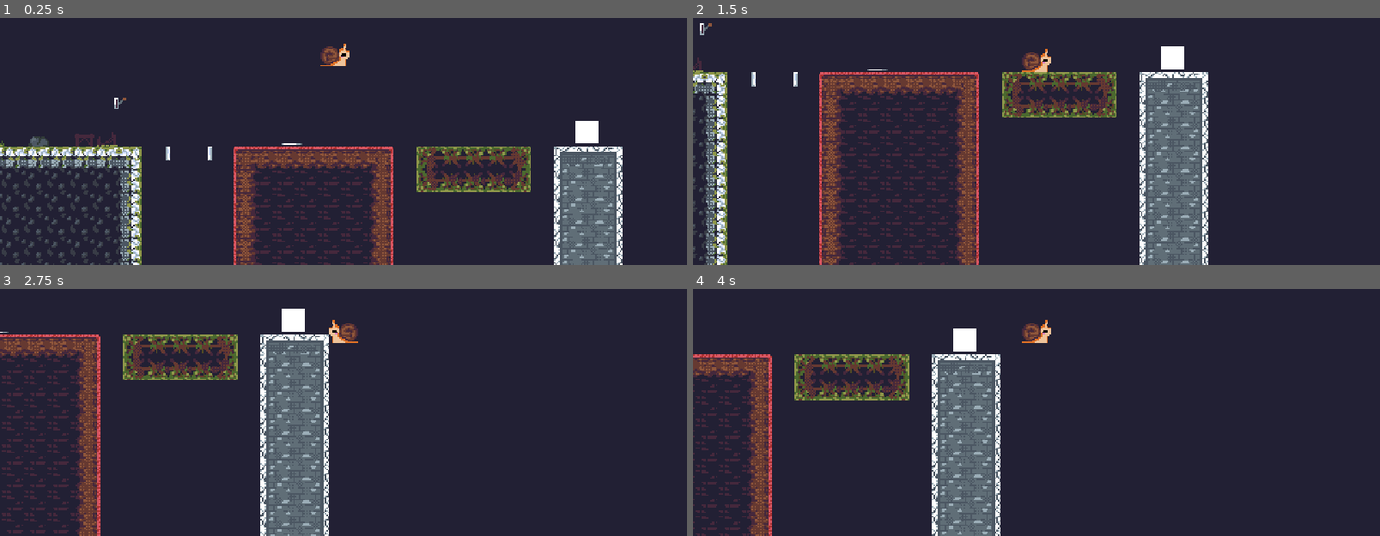
Above: before the commit, frames 1-4 (two rows, left to right).
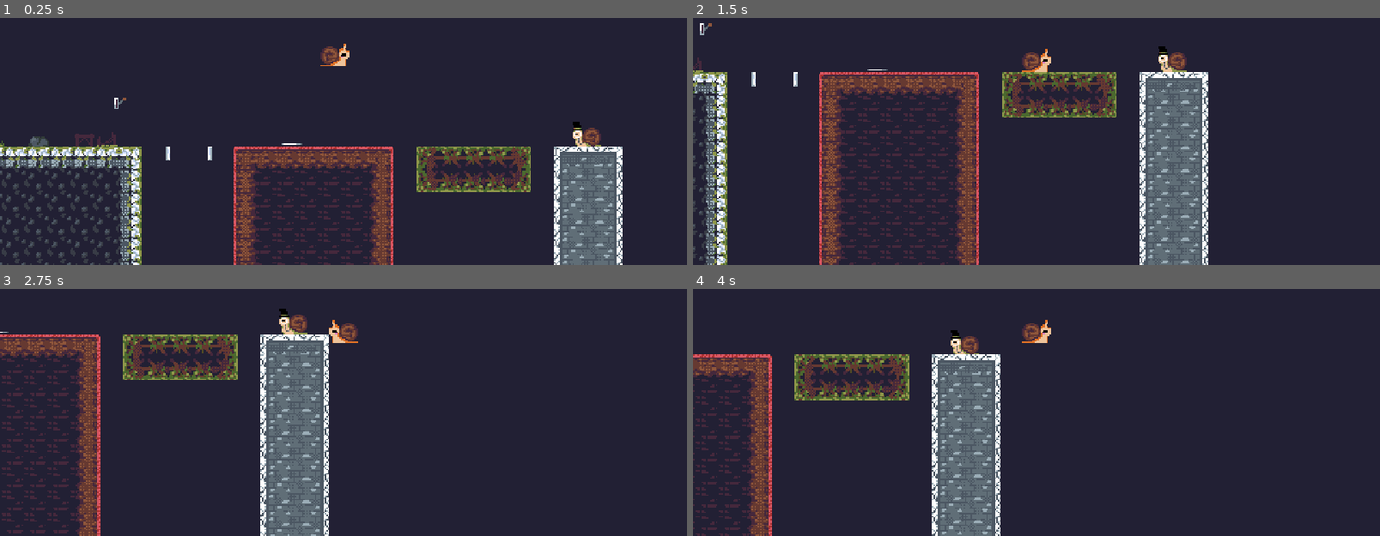
Above: after the commit, the same moments.

Repository: doctorjayc/GMTK-Game-Jam-2026
Game: Godot game, scene res://scenes/level.tscn
The game is run twice, just before and just after one commit, with the same random seed, the same clock (stepped at 60 frames per second) and the same inputs.
Inputs (mouse positions are in pixels of both pictures, inside the frame that each line leads up to):
- Up to frame 1 (0.25 s): no input
- Up to frame 2 (1.5 s): move the mouse to (1187, 52) at 0.52 s; hold E (interact) 0.53-1.28 s; hold D (right) from 0.53 s (still down); tap Space (jump) at 0.77 s; move the mouse to (899, 92) at 1.27 s; tap Shift (dash) at 1.35 s
- Up to frame 3 (2.75 s): tap Space (jump) at 1.52 s; tap E (interact) at 1.55 s; move the mouse to (outside the picture) at 2.02 s; release D (right) at 2.03 s; hold A (left) from 2.03 s (still down); hold E (interact) from 2.03 s (still down)
- Up to frame 4 (4 s): move the mouse to (1002, 419) at 2.77 s; release A (left) at 2.78 s; release E (interact) at 2.78 s; hold D (right) from 2.78 s (still down); click (1002, 419) at 2.85 s; tap Space (jump) at 3.02, 3.77 s; tap E (interact) at 3.05 s; move the mouse to (1242, 400) at 3.52 s; hold E (interact) from 3.53 s (still down)

The runs differ from the first frame. In frame 1, 0.4% of the frame differs, in the area x 83-88%, y 41-53%; in frame 2, 0.4%, in the area x 67-72%, y 11-22%; in frame 3, 0.4%; in frame 4, 0.4%.

Commit message:
Dialogue system basically done

Diff:
--- a/scenes/count_interactable.tscn
+++ b/scenes/count_interactable.tscn
@@ -1,14 +1,45 @@
 [gd_scene format=3 uid="uid://bv2i4ax75ggk4"]
 
 [ext_resource type="Script" uid="uid://e1a8uv04cmkh" path="res://scripts/count_interactable.gd" id="1_vyifp"]
+[ext_resource type="Texture2D" uid="uid://c3m3xmhkh8dbt" path="res://assets/bartholosnailsheet.png" id="2_ug4r0"]
 
 [sub_resource type="RectangleShape2D" id="RectangleShape2D_vyifp"]
+size = Vector2(36, 20)
+
+[sub_resource type="AtlasTexture" id="AtlasTexture_n5quv"]
+atlas = ExtResource("2_ug4r0")
+region = Rect2(0, 0, 20, 18)
+
+[sub_resource type="AtlasTexture" id="AtlasTexture_ttcmo"]
+atlas = ExtResource("2_ug4r0")
+region = Rect2(20, 0, 20, 18)
+
+[sub_resource type="SpriteFrames" id="SpriteFrames_ba1j0"]
+animations = [{
+"frames": [{
+"duration": 1.0,
+"texture": SubResource("AtlasTexture_n5quv")
+}, {
+"duration": 1.0,
+"texture": SubResource("AtlasTexture_ttcmo")
+}],
+"loop": true,
+"name": &"default",
+"speed": 2.0
+}]
 
 [node name="interactable" type="Area2D" unique_id=780565488]
 script = ExtResource("1_vyifp")
 
 [node name="CollisionShape2D" type="CollisionShape2D" parent="." unique_id=1507041319]
+position = Vector2(0, -10)
 shape = SubResource("RectangleShape2D_vyifp")
+
+[node name="AnimatedSprite2D" type="AnimatedSprite2D" parent="." unique_id=419784357]
+position = Vector2(0, -9)
+sprite_frames = SubResource("SpriteFrames_ba1j0")
+autoplay = "default"
+frame_progress = 0.08480765
 
 [connection signal="body_entered" from="." to="." method="_on_body_entered"]
 [connection signal="body_exited" from="." to="." method="_on_body_exited"]
--- a/scenes/level.tscn
+++ b/scenes/level.tscn
@@ -292,14 +292,9 @@
 [node name="TextCanvas" parent="." unique_id=2023312750 instance=ExtResource("2_w7c3h")]
 
 [node name="count_interactable" parent="." unique_id=780565488 node_paths=PackedStringArray("canvas") instance=ExtResource("3_w8frs")]
-position = Vector2(263, -26)
+z_index = -1
+position = Vector2(263, -16)
 canvas = NodePath("../TextCanvas")
-
-[node name="ColorRect" type="ColorRect" parent="count_interactable" unique_id=378814580]
-offset_left = -8.0
-offset_top = -8.0
-offset_right = 8.0
-offset_bottom = 8.0
 
 [node name="tilemap" type="Node" parent="." unique_id=1298232429]
 
--- a/scripts/count_interactable.gd
+++ b/scripts/count_interactable.gd
@@ -1,6 +1,7 @@
 extends Area2D
 
 var interactable = false
+var tween
 
 var snailneutral = "res://assets/portraits/snailneutral.png"
 var snailhappy = "res://assets/portraits/snailhappy.png"
@@ -9,6 +10,15 @@
 var snailsad = "res://assets/portraits/snailsad.png"
 
 @export var canvas: Node
+
+# List of Bartholosnail coordinates
+# Note: Supposed to have an extra at the end for now
+var count_coords: Array[Vector2] = [
+	Vector2(263.0, -16.0),
+	Vector2(91.0, -16.0),
+	Vector2(263.0, -16.0),
+	Vector2(91.0, -16.0)
+]
 
 # Interaction text blocks (These are all just placeholders for now!)
 # The order of the interaction_#_select array is:
@@ -100,8 +110,21 @@
 			match interaction_count:
 				0:
 					canvas.show_text(interaction_1_open, interaction_1_select, interaction_1_response_a, interaction_1_response_b)
+					await canvas.move_count
+					move_bartholosnail()
 				1:
 					canvas.show_text(interaction_2_open, interaction_2_select, interaction_2_response_a, interaction_2_response_b)
+					await canvas.move_count
+					move_bartholosnail()
 				2:
 					canvas.show_text(interaction_3_open, interaction_3_select, interaction_3_response_a, interaction_3_response_b)
+					await canvas.move_count
+					move_bartholosnail()
 			interaction_count += 1
+
+func move_bartholosnail():
+	tween = create_tween()
+	tween.tween_property($AnimatedSprite2D, "modulate:a", 0, 0.4)
+	await tween.finished
+	global_position = count_coords[interaction_count]
+	$AnimatedSprite2D.modulate.a = 1
--- a/scripts/text_canvas.gd
+++ b/scripts/text_canvas.gd
@@ -1,6 +1,7 @@
 extends CanvasLayer
 
 signal advance
+signal move_count
 
 @onready var textbox = $TextBox
 @onready var label = $TextBox/TextContainer/Label
@@ -71,16 +72,13 @@
 		selector_b.text = ""
 
 		# Shows ending text based on which option was selected, and adds love to love meter if the correct option was chosen
-		print("The selected option was " + current_option)
 		if current_option == "a":
 			# Changes love meter
-			print("The correct option was " + option_text_content[4])
 			if current_option == option_text_content[4]:
 				if current_love <= 100:
 					current_love += love_change_percent
 				else:
 					current_love = 100
-				print(current_love)
 				love_tween = create_tween()
 				love_tween.tween_property(love_meter, "value", current_love, 1)
 			# Shows text
@@ -98,7 +96,6 @@
 					current_love += love_change_percent
 				else:
 					current_love = 100
-				print(current_love)
 				love_tween = create_tween()
 				love_tween.tween_property(love_meter, "value", current_love, 1)
 			# Shows text
@@ -111,6 +108,7 @@
 
 		hide_text()
 		running = false
+		move_count.emit()
 
 # Skips the current text being displayed, or advances if text is finished
 func _input(event: InputEvent) -> void:
Binary file added: assets/bartholosnailsheet.png
Not shown, added: assets/bartholosnailsheet.png.import
